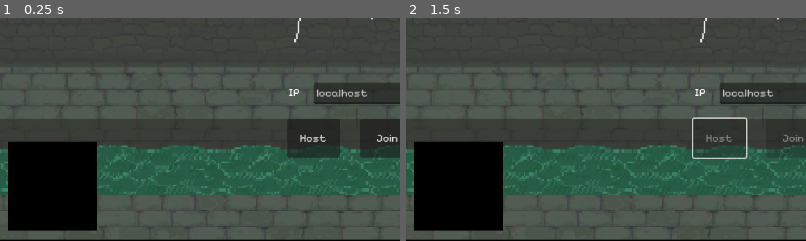
Above: before the commit, frames 1-2 (left to right).
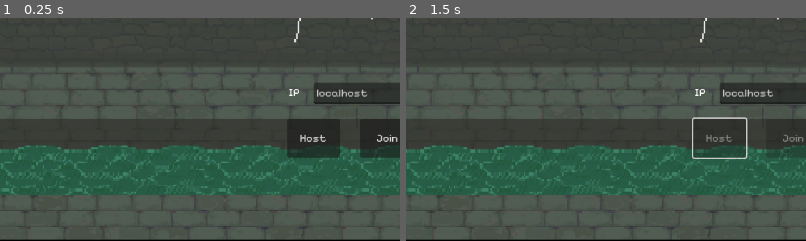
Above: after the commit, the same moments.

Repository: ej31415/Rat
Game: Godot game, scene res://main.tscn
The game is run twice, just before and just after one commit, with the same random seed, the same clock (stepped at 60 frames per second) and the same inputs. Video files are missing from this copy of the repository; at most half a second of black plays in their place.
Inputs (mouse positions are % of the whole screen's width and height, from its top left):
- Up to frame 1 (0.25 s): no input
- Up to frame 2 (1.5 s): tap Enter at 0.5 s; move the mouse to (72, 45) at 0.52 s; hold D (RIGHT) 0.53-1.25 s; tap Space (TOGGLE LIGHT) at 0.6 s; click "Host" at 1.25 s
The pictures show only the part of the screen within x 0-50%, y 50-100%; the shares and areas given below are measured in that part.

The runs differ from the first frame. In frame 1, 8.9% of the frame differs, in the area x 2-25%, y 55-96%; in frame 2, 8.9%.

Commit message:
add markers + quickstart fix

Diff:
--- a/main.gd
+++ b/main.gd
@@ -29,6 +29,8 @@
 
 static var rat_killed = 0
 static var sheriff_killed = 0
+
+var quickstart_called = false
 
 func _init() -> void:
 	gray_mouse = preload("res://gray_mouse.tscn")
@@ -95,7 +97,8 @@
 
 	# instant-start for debugging
 	var args = Array(OS.get_cmdline_args())
-	if args.has("--quickstart"):
+	if args.has("--quickstart") and not quickstart_called:
+		quickstart_called = true
 		_quick_start() # Usage guide is immediately above the function def
 	multiplayer.server_disconnected.connect(_on_server_disconnect)
 
@@ -237,6 +240,7 @@
 
 @rpc("call_local", "reliable")
 func start_helper(maze: Array, offset: Vector2i, true_roles: Dictionary, pts: Dictionary):
+	print("I got called")
 	first_started = true
 	player_disconnected = false
 	color_to_role = true_roles
@@ -297,7 +301,7 @@
 	$AudioStreamPlayer.stream = mice_active_music
 	$AudioStreamPlayer.play()
 	$TimerCanvasLayer/Panel/TimeLeft.label_settings.font_color = Color(1.0, 1.0, 1.0)
-	$HUD/Minimap/SubViewportContainer.set_target()
+	$HUD/Minimap/MarginContainer.set_target()
 	game_ended = false
 
 func _on_timer_timeout() -> void:
@@ -455,8 +459,8 @@
 	if Input.is_action_just_pressed("RIGHT") and $HelpControl.visible:
 		$HelpControl/Right.emit_signal("button_down")
 
-	#if Input.is_action_just_pressed("TOGGLE LIGHT"):
-		#$Darkness.visible = !$Darkness.visible
+	if Input.is_action_just_pressed("TOGGLE LIGHT"):
+		$Darkness.visible = !$Darkness.visible
 
 	if is_host and game_ended:
 		refresh_play_again_button()
@@ -498,6 +502,7 @@
 	$StartMenu/ip.visible = true
 
 	$AudioStreamPlayer.stream = title_sound
+	$AudioStreamPlayer.stream.loop = true
 	$AudioStreamPlayer.play()
 
 func refresh_play_again_button() -> void:
--- a/main.tscn
+++ b/main.tscn
@@ -649,9 +649,9 @@
 anchor_top = 1.0
 anchor_right = 0.5
 anchor_bottom = 1.0
-offset_left = -384.0
+offset_left = -300.0
 offset_top = -32.0
-offset_right = 392.0
+offset_right = 300.0
 offset_bottom = -9.0
 grow_horizontal = 2
 grow_vertical = 0
@@ -681,17 +681,15 @@
 scale = Vector2(0.25, 0.25)
 transform = Transform2D(0.25, 0, 0, 0.25, 0, 0)
 
-[node name="SubViewportContainer" type="SubViewportContainer" parent="HUD/Minimap"]
-offset_left = 64.0
-offset_top = 2020.0
-offset_right = 564.0
-offset_bottom = 2520.0
+[node name="MarginContainer" type="MarginContainer" parent="HUD/Minimap"]
+offset_left = 32.0
+offset_top = 1856.0
+offset_right = 736.0
+offset_bottom = 2560.0
 script = ExtResource("25_320b3")
 
-[node name="SubViewport" type="SubViewport" parent="HUD/Minimap/SubViewportContainer"]
-
-[node name="Camera2D" type="Camera2D" parent="HUD/Minimap/SubViewportContainer/SubViewport"]
-zoom = Vector2(0.5, 0.5)
+[node name="Canvas" type="TextureRect" parent="HUD/Minimap/MarginContainer"]
+layout_mode = 2
 
 [node name="HelpControl" type="CanvasLayer" parent="."]
 visible = false
--- /dev/null
+++ b/marker.tscn
@@ -0,0 +1,6 @@
+[gd_scene load_steps=2 format=3 uid="uid://drbirs5vaavkq"]
+
+[ext_resource type="Texture2D" uid="uid://sghjqjof4upd" path="res://assets/Generic Mouse/Mouse head.png" id="1_vt26k"]
+
+[node name="Marker" type="Sprite2D"]
+texture = ExtResource("1_vt26k")
--- a/minimap.gd
+++ b/minimap.gd
@@ -1,18 +1,38 @@
-extends SubViewportContainer
+extends MarginContainer
 
 var target
+var canvas_scale
 
-@onready var camera = $SubViewport/Camera2D
+@onready var canvas = $Canvas
+var marker = preload("res://marker.tscn")
+var markers = {}
+var zoom = 1.5
 
 func _ready() -> void:
-	set_physics_process(false)
+	set_process(false)
+	#canvas_scale = canvas.size / (get_viewport().get_visible_rect().size * zoom)
 
 func set_target():
 	for player in get_tree().get_nodes_in_group("player"):
-		if player.has_method("get_role") and player.get_role() == "rat":
-			target = player
+		if player.has_method("get_role"):
+			if player.get_role() == "rat":
+				var new_marker = marker.instantiate()
+				canvas.add_child(new_marker)
+				target = player
+				new_marker.modulate = player.get_color_prop()
+				new_marker.position = canvas.size / 2
+				new_marker.visible = true
+			else:
+				var new_marker = marker.instantiate()
+				canvas.add_child(new_marker)
+				new_marker.modulate = player.get_color_prop()
+				markers[player] = new_marker
+				new_marker.visible = true
+	set_process(true)
 
-	set_physics_process(true)
+	print(canvas.get_child_count())
 
-func _physics_process(delta: float) -> void:
-	camera.position = target.position
+func _process(delta: float) -> void:
+	for item in markers:
+		var obj_pos = (item.position - target.position) + canvas.size / 2
+		markers[item].position = obj_pos
--- a/player.gd
+++ b/player.gd
@@ -22,7 +22,6 @@
 var started = false
 var color = ""
 var alive = true
-var dazed_state = 0
 var next_rat_kill = 0
 var sheriff_shot = false
 var ghost_instance: CharacterBody2D
@@ -63,7 +62,6 @@
 
 	role = color_to_roles[color]
 	alive = true
-	dazed_state = 0
 	next_rat_kill = Time.get_unix_time_from_system() + RAT_COOLDOWN / 2
 	sheriff_shot = false
 	started = true
@@ -109,6 +107,9 @@
 func get_color():
 	return color
 
+func get_color_prop():
+	return $AnimatedSprite2D.modulate
+
 func get_shot():
 	return sheriff_shot
 
@@ -120,9 +121,6 @@
 
 func get_can_sprint():
 	return can_sprint
-
-func get_state():
-	return dazed_state
 
 func set_aim_view_visible(b: bool):
 	$AimView.visible = b
Not shown, changed: assets/Music/Start Title.mp3
